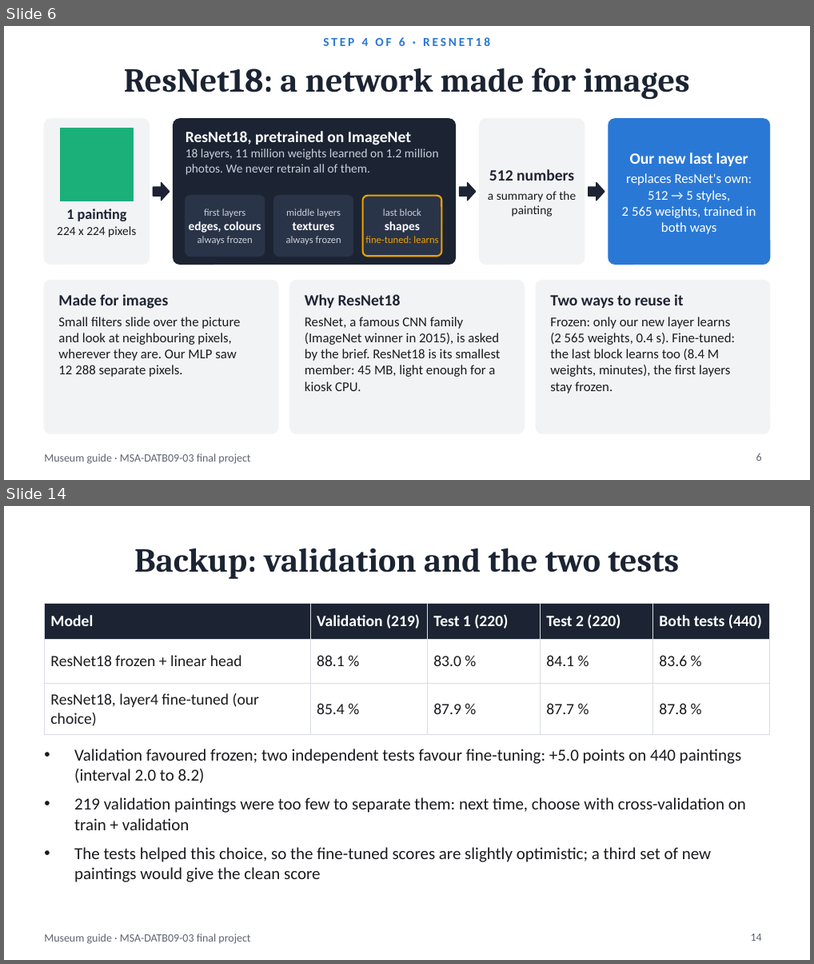
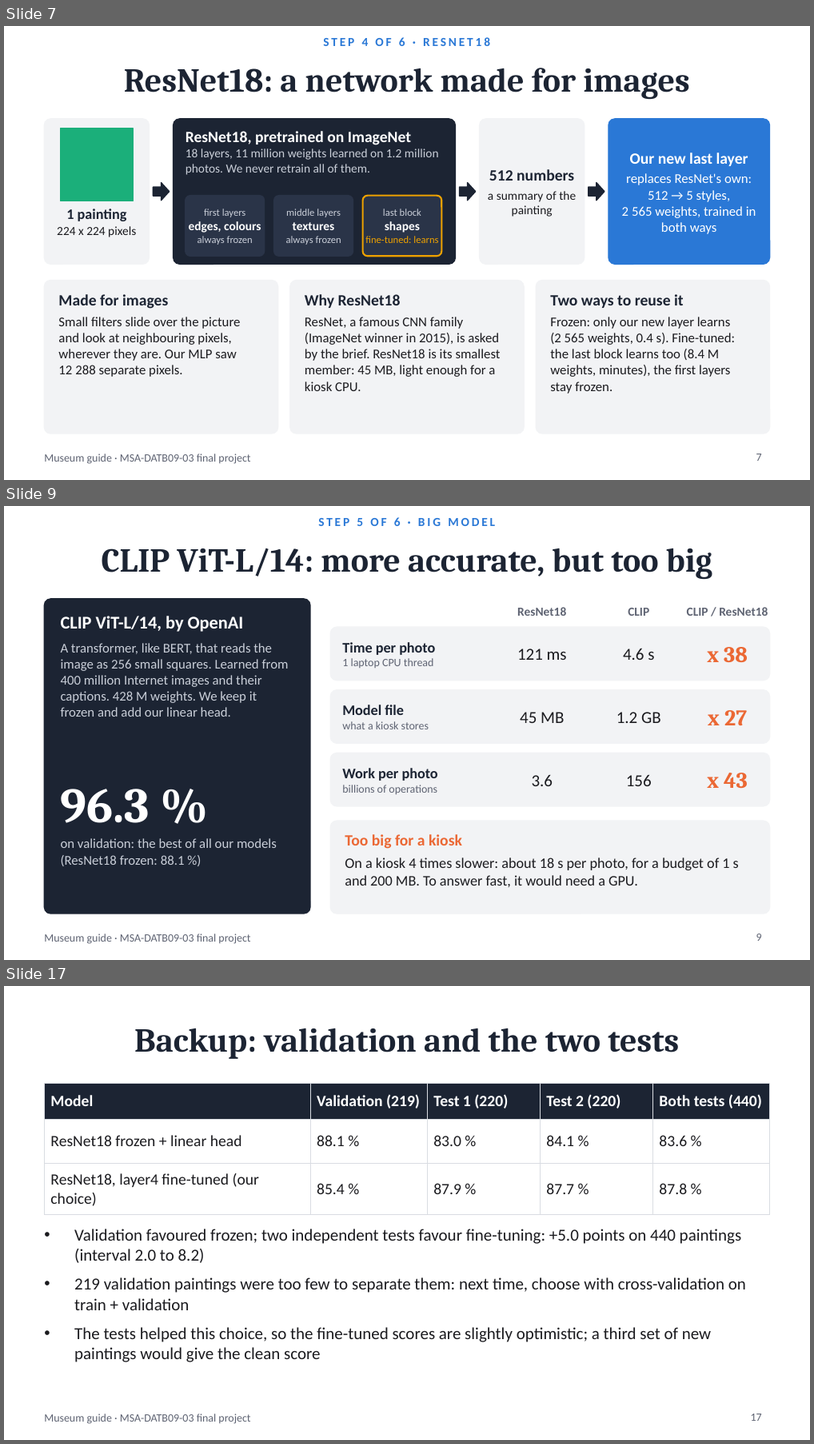
Before and after one commit to BenjaminAHS/neural-network-project, a slide deck: docs/museum_guide_presentation.pptx. Shown one above the other, each under a label of ours: slides 6 and 14 before the commit, slides 7, 9 and 17 after it; the slides between them are not shown. The pictures are 814x964 and 814x1444 pixels, drawn with LibreOffice and Linux fonts; fonts in the diff are those of the drawing. Boxes give left, top, right and bottom in pixels: in the first picture for what was removed or moved away, otherwise in the second. Text is boxed around its words. In the diff, an @@ line names an element or a change of style, - is before the commit and + after.

```diff
--- a/docs/museum_guide_presentation.pptx
+++ b/docs/museum_guide_presentation.pptx
@@ slide 9 added at [4,506,810,960], background #FFFFFF; not listed: 1 template element that a slide beside it also shows @@
@@ text added at [318,517,495,526], 11 pt, text #2A78D6, bold @@
+STEP 5 OF 6 · BIG MODEL
@@ title added at [102,548,713,580], 30 pt, text #1C2433, bold @@
+CLIP ViT-L/14: more accurate, but too big
@@ rounded rectangle added at [44,599,310,913], fill #1C2433, outline #1C2433 1 pt @@
@@ text added at [61,616,289,716], 12 pt, text #C9CED8 @@
+CLIP ViT-L/14, by OpenAI
+A transformer, like BERT, that reads the image as 256 small squares. Learned from 400 million Internet images and their captions. 428 M weights. We keep it frozen and add our linear head.
@@ text added at [518,607,566,616], 11 pt, text #5F6473, bold @@
+ResNet18
@@ text added at [628,608,650,616], 11 pt, text #5F6473, bold @@
+CLIP
@@ text added at [687,607,768,616], 11 pt, text #5F6473, bold @@
+CLIP / ResNet18
@@ rounded rectangle added at [330,627,770,680], fill #F2F3F5, outline #F2F3F5 1 pt @@
@@ text added at [342,642,435,668], 10 pt, text #5F6473 @@
+Time per photo
+1 laptop CPU thread
@@ text added at [518,648,567,660], 15 pt, text #1B1B1F @@
+121 ms
@@ text added at [623,648,654,660], 15 pt, text #1B1B1F @@
+4.6 s
@@ text added at [707,647,748,662], 20 pt, text #EB6834, bold @@
+x 38
@@ rounded rectangle added at [330,690,770,743], fill #F2F3F5, outline #F2F3F5 1 pt @@
@@ text added at [342,704,429,729], 10 pt, text #5F6473 @@
+Model file
+what a kiosk stores
@@ text added at [520,712,564,723], 15 pt, text #1B1B1F @@
+45 MB
@@ text added at [617,712,662,723], 15 pt, text #1B1B1F @@
+1.2 GB
@@ text added at [708,710,747,725], 20 pt, text #EB6834, bold @@
+x 27
@@ rounded rectangle added at [330,752,770,806], fill #F2F3F5, outline #F2F3F5 1 pt @@
@@ text added at [342,768,438,794], 10 pt, text #5F6473 @@
+Work per photo
+billions of operations
@@ text added at [61,788,150,823], 44 pt, text #FFFFFF, bold @@
+96.3 %
@@ text added at [532,775,554,786], 15 pt, text #1B1B1F @@
+3.6
@@ text added at [626,774,652,786], 15 pt, text #1B1B1F @@
+156
@@ text added at [707,772,748,788], 20 pt, text #EB6834, bold @@
+x 43
@@ text added at [61,838,277,866], 12 pt, text #C9CED8 @@
+on validation: the best of all our models (ResNet18 frozen: 88.1 %)
@@ rounded rectangle added at [330,820,770,913], fill #F2F3F5, outline #F2F3F5 1 pt @@
@@ text added at [345,834,739,887], 13 pt, text #1B1B1F @@
+Too big for a kiosk
+On a kiosk 4 times slower: about 18 s per photo, for a budget of 1 s and 200 MB. To answer fast, it would need a GPU.
@@ page number added at [757,933,762,940], 10 pt, text #5F6473 @@
+9
@@ what was slide 6 is now slide 7 @@
@@ page number at [757,453,762,460]: text changed @@
-6
+7
@@ what was slide 14 is now slide 17 @@
@@ page number at [751,1413,762,1420]: text changed @@
-14
+17
```
Also in this commit, not shown: 16 slides changed, 2 other slides added, 14 other files.
